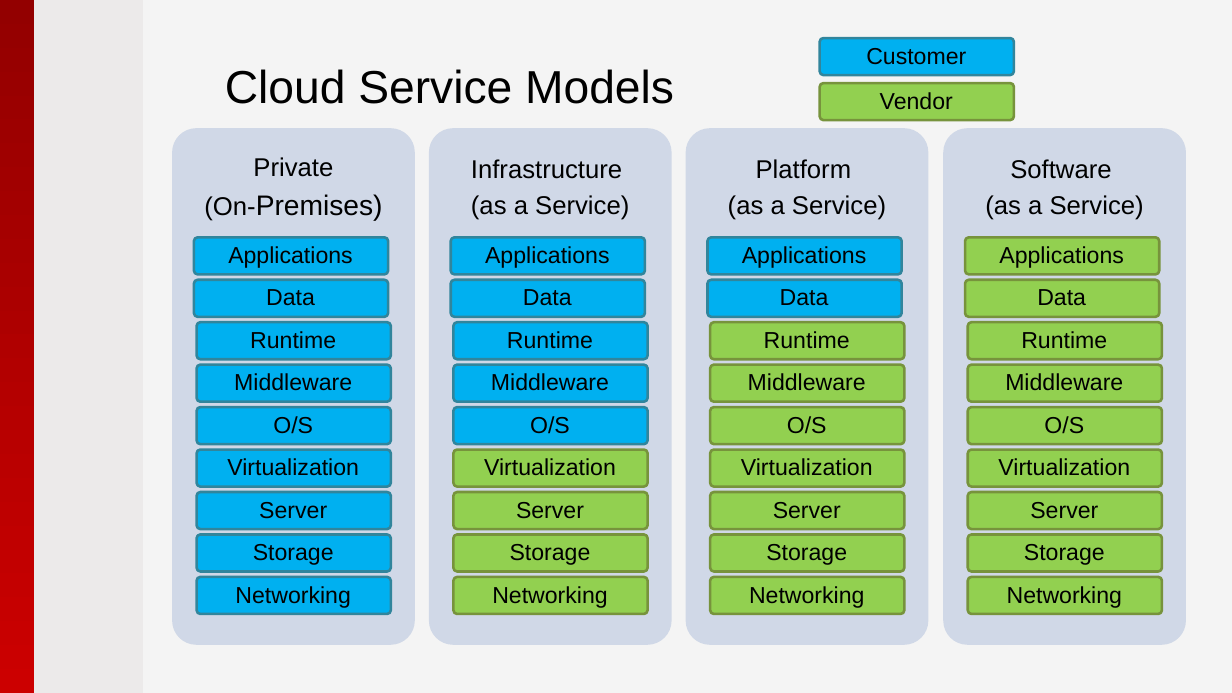
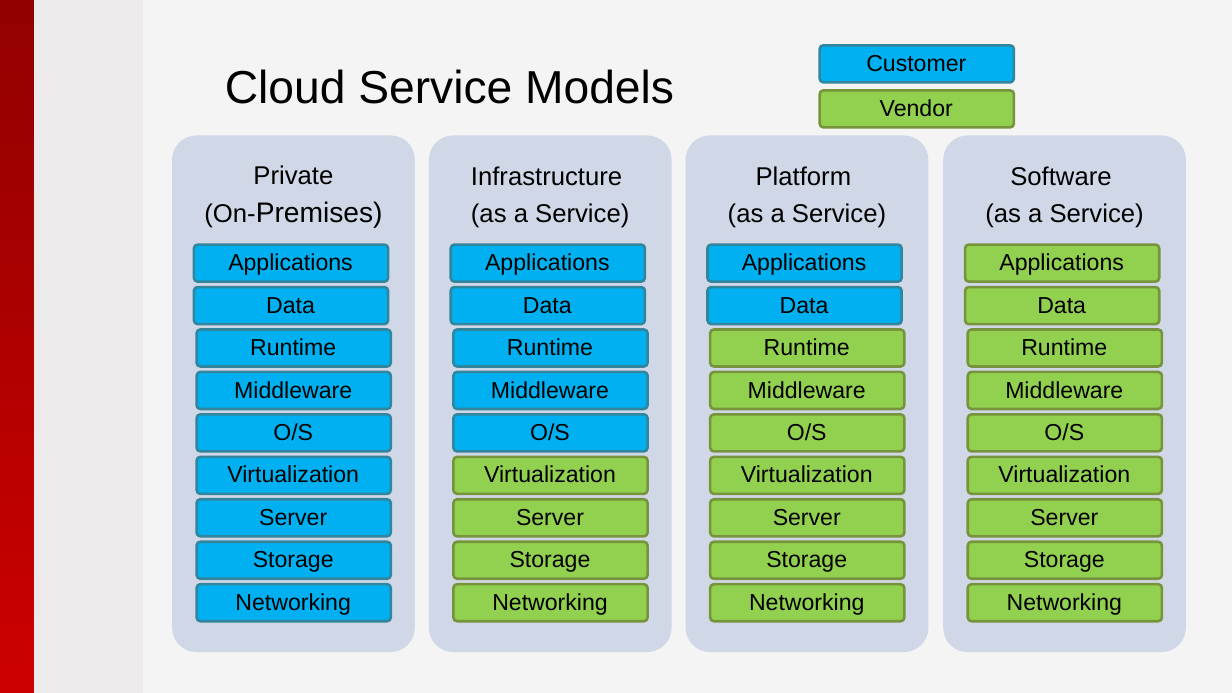
Before and after one commit to pryabov/Hackathon-2015, a slide deck: slide 11 of Presentation/2015 - Microsoft Azure.pptx. Drawn at 1232x693 pixels with LibreOffice and Linux fonts; fonts in the diff are those of the drawing; background and template pictures are left out. Boxes give left, top, right and bottom in pixels: in the first picture for what was removed or moved away, otherwise in the second. Text is boxed around its words. In the diff, an @@ line names an element or a change of style, - is before the commit and + after.

```diff
--- a/Presentation/2015 - Microsoft Azure.pptx
+++ b/Presentation/2015 - Microsoft Azure.pptx
@@ 33 freeform shapes: place and size @@
-33 freeform shapes at bbox=[194, 38, 1162, 614]
+33 freeform shapes at bbox=[194, 45, 1162, 621]
@@ 9 freeform shapes: place and size @@
-9 freeform shapes at bbox=[172, 83, 1187, 645]
+9 freeform shapes at bbox=[172, 91, 1187, 653]
```
Also in this commit, not shown: 4 other slides changed, 3 other files.
